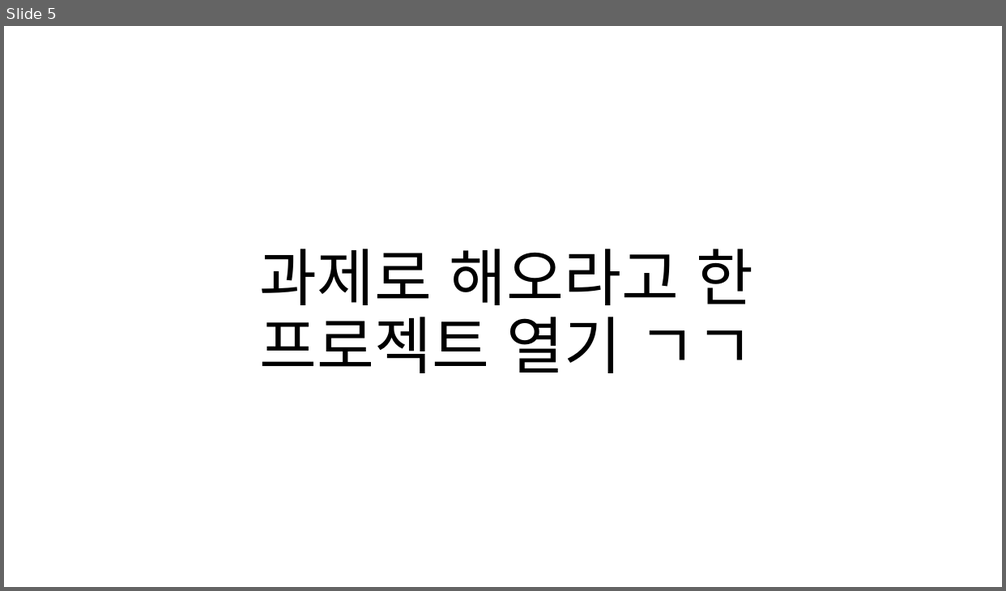
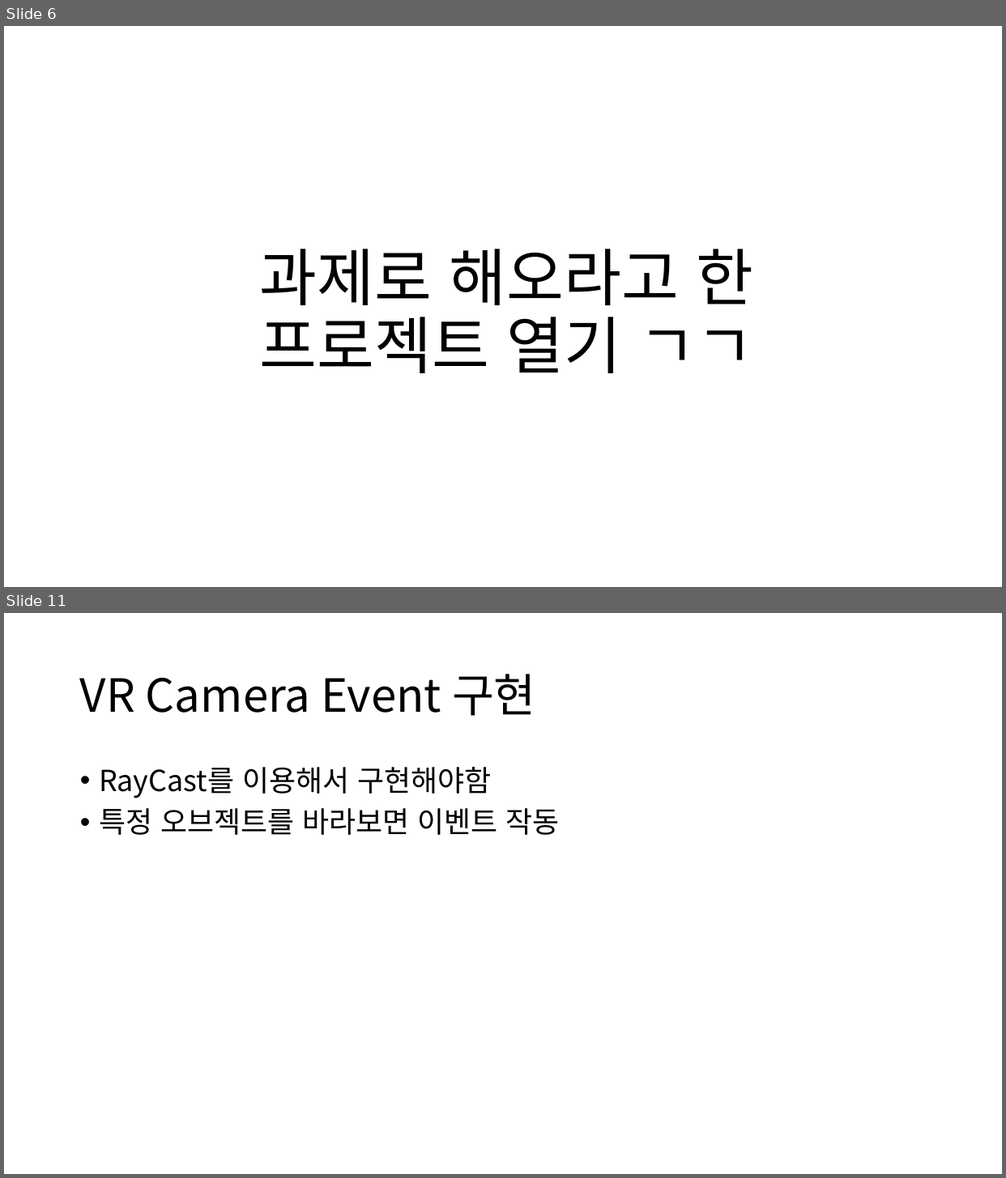
Before and after one commit to Zer0penVRAR/2018VRClass, a slide deck: Class/VR수업2차_GVR.pptx. Shown one above the other, each under a label of ours: slide 5 before the commit, slides 6 and 11 after it; the slides between them are not shown. The pictures are 1006x591 and 1006x1178 pixels, drawn with LibreOffice and Linux fonts; fonts in the diff are those of the drawing. Boxes give left, top, right and bottom in pixels: in the first picture for what was removed or moved away, otherwise in the second. Text is boxed around its words. In the diff, an @@ line names an element or a change of style, - is before the commit and + after.

```diff
--- a/Class/VR수업2차_GVR.pptx
+++ b/Class/VR수업2차_GVR.pptx
@@ slide 11 added at [4,613,1002,1174], background #FFFFFF @@
@@ title added at [80,674,536,716], 44 pt, text #000000 @@
+VR Camera Event 구현
@@ text added at [99,767,559,835], 28 pt, text #000000 @@
+• RayCast를 이용해서 구현해야함
+• 특정 오브젝트를 바라보면 이벤트 작동
@@ what was slide 5 is now slide 6 @@
```
Also in this commit, not shown: 1 slide changed, 4 other slides added.
